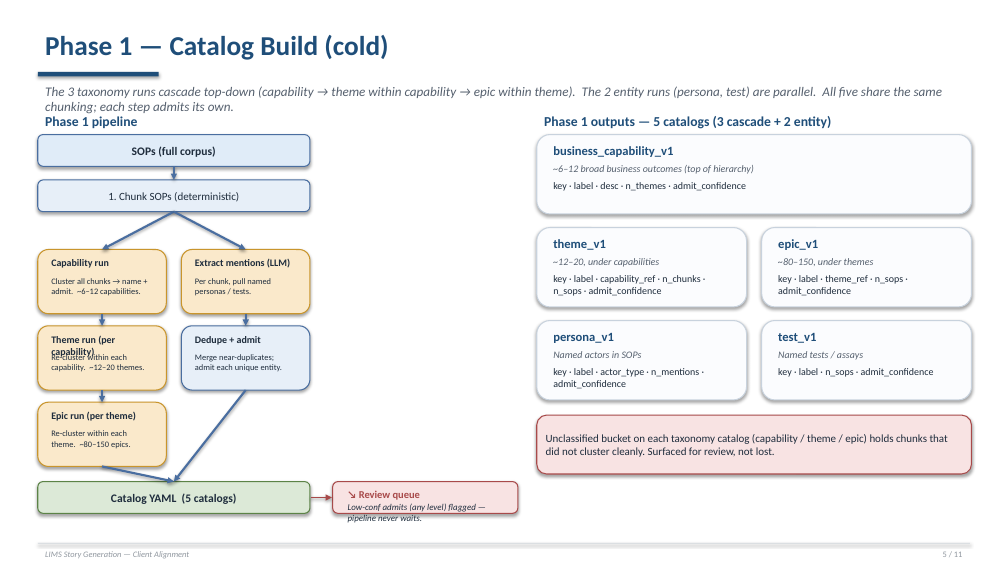
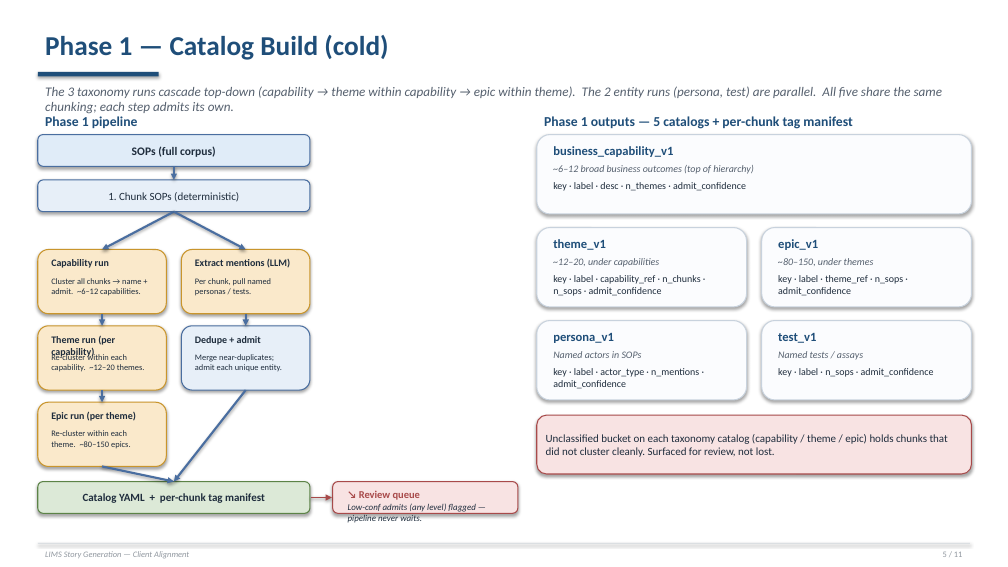
Before and after one commit to Rajneesh-Tiwari/LabReq_agent, a slide deck: slide 5 of client_alignment_deck_v2.pptx. Drawn at 1008x567 pixels with LibreOffice and Linux fonts; fonts in the diff are those of the drawing. Boxes give left, top, right and bottom in pixels: in the first picture for what was removed or moved away, otherwise in the second. Text is boxed around its words. In the diff, an @@ line names an element or a change of style, - is before the commit and + after.

```diff
--- a/client_alignment_deck_v2.pptx
+++ b/client_alignment_deck_v2.pptx
@@ text at (544,116,852,129): text changed @@
-Phase 1 outputs — 5 catalogs (3 cascade + 2 entity)
+Phase 1 outputs — 5 catalogs + per-chunk tag manifest
@@ text in rounded rectangle at (83,493,265,503): text changed; size 11 to 10.5 pt @@
-Catalog YAML (5 catalogs)
+Catalog YAML + per-chunk tag manifest
```
Also in this commit, not shown: 5 other slides changed, 1 other file.
